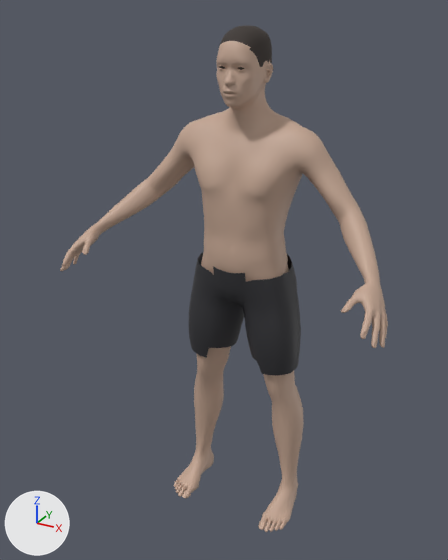
What one commit did to the glTF model assets/models/athlete.glb.
Both versions are drawn from a 50 mm camera at (0.924, -1.867, 1.854) aimed at (-0.04, -0.115, 0.977). Every picture has the same lights, and +X, +Y and +Z are marked at lower left. The older version comes first. Vertices at exactly the same position are counted once.

The first picture shows 'body', 'tights'.
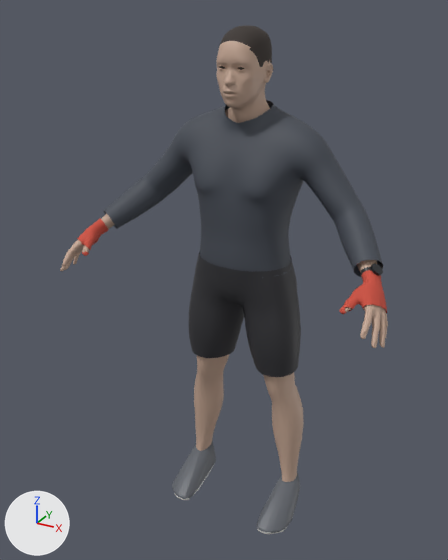
Commit message: Separate kit meshes and a phone model for the athlete

Edits to the bpy script that builds the scene:
```text
Change me_base_001:
    remove me_base_001.from_pydata(...)  # 437 vertices, 796 faces; spans x -0.222..0.222, y -0.157..0.12, z 0.638..1.049
    add me_base_001.from_pydata(...)  # 517 vertices, 956 faces; spans x -0.222..0.222, y -0.158..0.12, z 0.637..1.051
    me_base_001 part 1
    2 vertices are removed from x -0.116..-0.107, y -0.113..0.047, z 0.638..0.64
    3 faces are deleted
    3 vertices move from x -0.201..-0.099, y -0.123..0.036, z 0.647..0.693 to x -0.201..-0.098, y -0.123..0.036, z 0.648..0.693
    22 vertices are added at x -0.215..-0.051, y -0.117..0.054, z 0.637..0.641
    43 new faces join them
    me_base_001 part 2
    7 vertices are removed from x -0.15..0.15, y -0.14..0.098, z 0.998..1.049
    15 faces are deleted
    4 vertices in x -0.068..0.068, y 0.097..0.098, z 1.044..1.046 move by (0.0, 0.0, 0.001)
    6 vertices move from x -0.167..0.167, y -0.001..0.098, z 0.998..1.043 to x -0.167..0.167, y -0.001..0.1, z 0.999..1.043
    47 vertices are added at x -0.17..0.17, y -0.158..0.1, z 0.999..1.051
    95 new faces join them
    me_base_001 part 3
    2 vertices are removed from x 0.107..0.116, y -0.113..0.047, z 0.638..0.64
    2 faces are deleted
    3 vertices move from x 0.099..0.201, y -0.123..0.036, z 0.647..0.693 to x 0.098..0.201, y -0.123..0.036, z 0.648..0.693
    22 vertices are added at x 0.051..0.215, y -0.117..0.054, z 0.637..0.641
    42 new faces join them
    other edits to the shape of me_base_001 do not show in these pictures
Add ob_kit_wraps:
    ob_kit_wraps = bpy.data.objects.new('kit_wraps', me_kit_wraps)  # 818 vertices, 1479 faces; spans x -0.563..0.566, y -0.349..-0.171, z 1.038..1.157; in mat_wraps (red #cb503f)
    ob_kit_wraps.location = (0.0, 0.0, 0.0)
Add ob_kit_watch:
    ob_kit_watch = bpy.data.objects.new('kit_watch', me_kit_watch)  # 102 vertices, 156 faces; spans x 0.4661..0.5274, y -0.2193..-0.1635, z 1.1045..1.1718; in mat_watch (black #272727), mat_watchface (black #191d21)
    ob_kit_watch.location = (0.0, 0.0, 0.0)
Add ob_kit_shoes:
    ob_kit_shoes = bpy.data.objects.new('kit_shoes', me_kit_shoes)  # 398 vertices, 788 faces; spans x -0.262..0.262, y -0.222..0.064, z 0.0..0.127; in mat_shoe (dark grey #61656c), mat_shoesole (white #edece7)
    ob_kit_shoes.location = (0.0, 0.0, 0.0)
Add ob_kit_jacket:
    ob_kit_jacket = bpy.data.objects.new('kit_jacket', me_kit_jacket)  # 2465 vertices, 4796 faces; spans x -0.518..0.518, y -0.204..0.106, z 1.018..1.578; in mat_jacket (greyish blue #454b55)
    ob_kit_jacket.location = (0.0, 0.0, 0.0)
```

What differs and where, as boxes [x1, y1, x2, y2] in the pictures (448 x 560 px):
'kit_jacket', added: after [103, 100, 383, 278]
'tights', reshaped: before [189, 252, 301, 376]; after [189, 252, 301, 377]
'kit_shoes', added: after [172, 441, 300, 534]
    faces in mat_shoe (dark grey #61656c): [172, 441, 300, 533]
'kit_wraps', added: after [77, 219, 387, 314]
'kit_watch', added: after [361, 263, 383, 276]
part 1 of me_base_001, built on: before [200, 339, 222, 358]; after [192, 339, 237, 358]
part 2 of me_base_001, built on: before [201, 252, 294, 291]; after [198, 252, 294, 291]
part 3 of me_base_001, built on: before [250, 348, 268, 375]; after [250, 348, 298, 377]
'body', unchanged, covered by the edit: before [60, 25, 388, 532]; after [60, 25, 388, 482]
